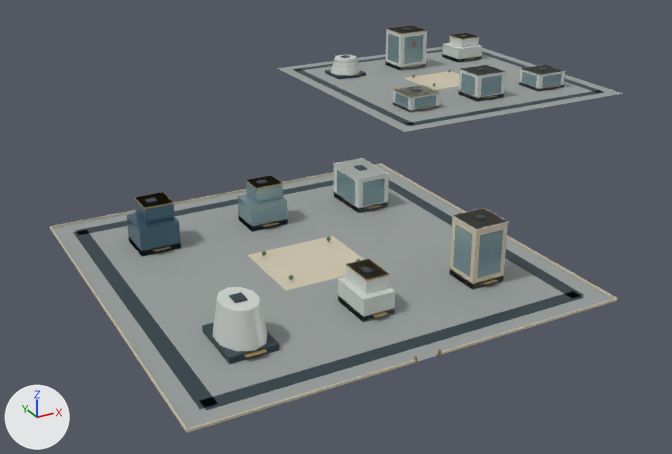
What one commit did to the glTF model web/public/assets/3d/ampliworld/GC-CITY-2030/GC-TILE-02-19.glb.
The view is the same before and after, from a 50 mm lens placed at (-8520.0, -4817.0, 329.0), pointed at (-8076.0, -4010.0, -74.0). Every picture has the same lights, and +X, +Y and +Z are marked at lower left. The first picture is the older version. Where no turn or scale is listed for an object, it has been applied to the vertices. Vertices at exactly the same position are counted once.

The older version as bpy lines, for what is in view:
```python
ob_gc_tile_02_19_blue = bpy.data.objects.new('GC-TILE-02-19-blue', me_mesh_9)
ob_gc_tile_02_19_blue.location = (0.0, 0.0, 0.0)
ob_gc_tile_02_19_dark = bpy.data.objects.new('GC-TILE-02-19-dark', me_mesh_1)
ob_gc_tile_02_19_dark.location = (0.0, 0.0, 0.0)
ob_gc_tile_02_19_glass = bpy.data.objects.new('GC-TILE-02-19-glass', me_mesh_7)
ob_gc_tile_02_19_glass.location = (0.0, 0.0, 0.0)
ob_gc_tile_02_19_gold = bpy.data.objects.new('GC-TILE-02-19-gold', me_mesh_6)
ob_gc_tile_02_19_gold.location = (0.0, 0.0, 0.0)
ob_gc_tile_02_19_ivory = bpy.data.objects.new('GC-TILE-02-19-ivory', me_mesh_2)
ob_gc_tile_02_19_ivory.location = (0.0, 0.0, 0.0)
ob_gc_tile_02_19_paving = bpy.data.objects.new('GC-TILE-02-19-paving', me_mesh_0)
ob_gc_tile_02_19_paving.location = (0.0, 0.0, 0.0)
ob_gc_tile_02_19_white = bpy.data.objects.new('GC-TILE-02-19-white', me_mesh_5)
ob_gc_tile_02_19_white.location = (0.0, 0.0, 0.0)
```
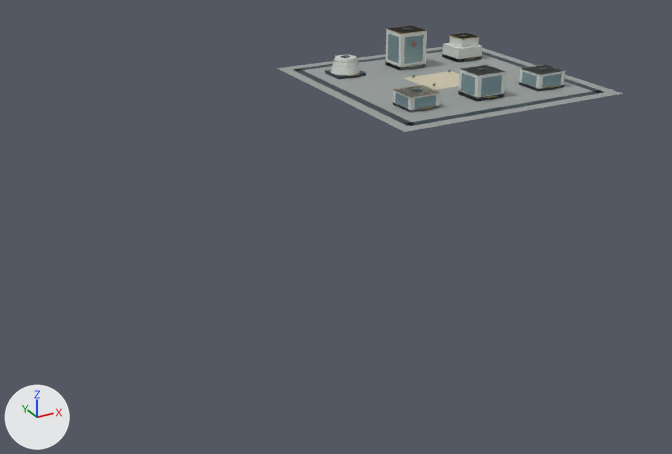
Changed parts and their boxes (x1, y1, x2, y2) in the pictures (672 x 454 px):
'GC-TILE-02-19-paving', reshaped (39% narrower, 78% shorter): before (52, 47, 623, 429); after (277, 47, 623, 132)
'GC-TILE-02-19-dark', reshaped (41% narrower, 74% shorter): before (73, 28, 605, 411); after (294, 28, 605, 126)
'GC-TILE-02-19-white', reshaped (34% narrower, 73% shorter): before (212, 25, 566, 351); after (331, 25, 566, 112)
'GC-TILE-02-19-ivory', reshaped: before (50, 71, 617, 433); after (404, 71, 459, 90)
'GC-TILE-02-19-glass', reshaped (46% narrower, 69% shorter): before (238, 33, 562, 278); after (388, 33, 562, 109)
'GC-TILE-02-19-blue', deleted (blue): before (127, 192, 181, 256)
'GC-TILE-02-19-gold', reshaped (47% narrower, 75% shorter): before (134, 25, 558, 363); after (334, 25, 558, 109)
part 1 of me_mesh_0, deleted: before (52, 165, 613, 429)
part 2 of me_mesh_1, deleted: before (73, 165, 584, 411)
part 3 of me_mesh_2, deleted: before (50, 163, 617, 433)
part 4 of me_mesh_5, deleted: before (212, 158, 509, 351)
part 5 of me_mesh_6, deleted: before (134, 175, 497, 363)
part 6 of me_mesh_7, deleted: before (238, 170, 503, 278)

What the commit changed:
me_mesh_0 is used by ob_gc_tile_02_19_paving; location (0.0, 0.0, 0.0).
me_mesh_0 had 16 vertices, 24 faces and spanned x -8379.0..-7621.0, y -4379.0..-3621.0, z 0.0.
me_mesh_0 now has 8 vertices, 12 faces and spans x -7959.0..-7621.0, y -3959.0..-3621.0, z 0.0.
me_mesh_0 part 1: the loose piece of 8 vertices spanning x -8379.0..-8041.0, y -4379.0..-4041.0, z 0.0 is deleted.
me_mesh_1 is used by ob_gc_tile_02_19_dark; location (0.0, 0.0, 0.0).
me_mesh_1 had 256 vertices, 384 faces and spanned x -8364.0..-7636.0, y -4364.0..-3636.0, z 0.0..54.0.
me_mesh_1 now has 128 vertices, 192 faces and spans x -7944.0..-7636.0, y -3944.0..-3636.0, z 0.0..54.0.
me_mesh_1 part 2: 16 loose pieces with 128 vertices, spanning x -8364.0..-8056.0, y -4364.0..-4056.0, z 0.0..52.0, are deleted.
me_mesh_2 is used by ob_gc_tile_02_19_ivory; location (0.0, 0.0, 0.0).
me_mesh_2 had 64 vertices, 96 faces and spanned x -8380.0..-7750.0, y -4380.0..-3754.0, z 0.0..50.0.
me_mesh_2 now has 8 vertices, 12 faces and spans x -7830.0..-7750.0, y -3826.0..-3754.0, z 0.0.
me_mesh_2 part 3: 7 loose pieces with 56 vertices, spanning x -8380.0..-8040.0, y -4380.0..-4040.0, z 0.0..50.0, are deleted.
me_mesh_5 is used by ob_gc_tile_02_19_white; location (0.0, 0.0, 0.0).
me_mesh_5 had 148 vertices, 236 faces and spanned x -8327.0..-7668.0, y -4322.0..-3678.0, z 0.0..53.0.
me_mesh_5 now has 86 vertices, 136 faces and spans x -7912.0..-7668.0, y -3898.0..-3678.0, z 0.0..53.0.
me_mesh_5 part 4: 6 loose pieces with 62 vertices, spanning x -8327.0..-8094.0, y -4322.0..-4094.0, z 0.0..50.0, are deleted.
me_mesh_6 is used by ob_gc_tile_02_19_gold; location (0.0, 0.0, 0.0).
me_mesh_6 had 292 vertices, 480 faces and spanned x -8326.0..-7670.0, y -4380.0..-3678.0, z 0.0..53.0.
me_mesh_6 now has 138 vertices, 228 faces and spans x -7912.0..-7670.0, y -3902.0..-3678.0, z 4.0..53.0.
me_mesh_6 part 5: 14 loose pieces with 154 vertices, spanning x -8326.0..-8103.0, y -4380.0..-4103.0, z 0.0..40.0, are deleted.
me_mesh_7 is used by ob_gc_tile_02_19_glass; location (0.0, 0.0, 0.0).
me_mesh_7 had 208 vertices, 312 faces and spanned x -8227.0..-7668.0, y -4313.0..-3678.0, z 0.0..47.0.
me_mesh_7 now has 128 vertices, 192 faces and spans x -7912.0..-7668.0, y -3898.0..-3678.0, z 4.0..47.0.
me_mesh_7 part 6: 10 loose pieces with 80 vertices, spanning x -8227.0..-8094.0, y -4313.0..-4094.0, z 0.0..45.0, are deleted.
Object 'GC-TILE-02-19-blue' (ob_gc_tile_02_19_blue) is deleted.
